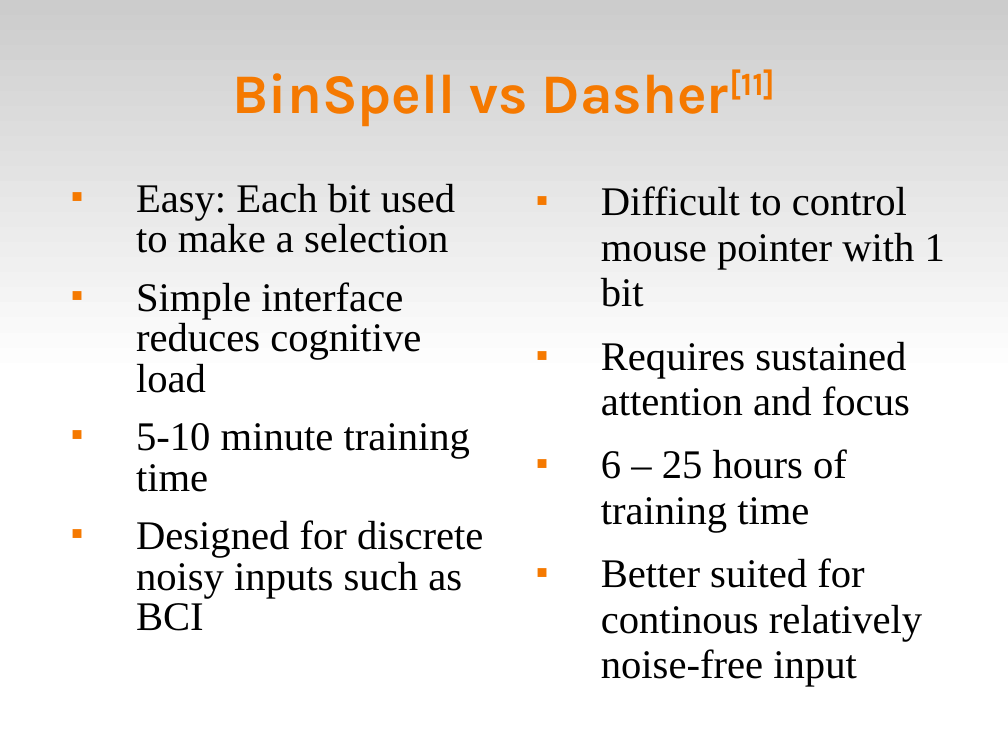
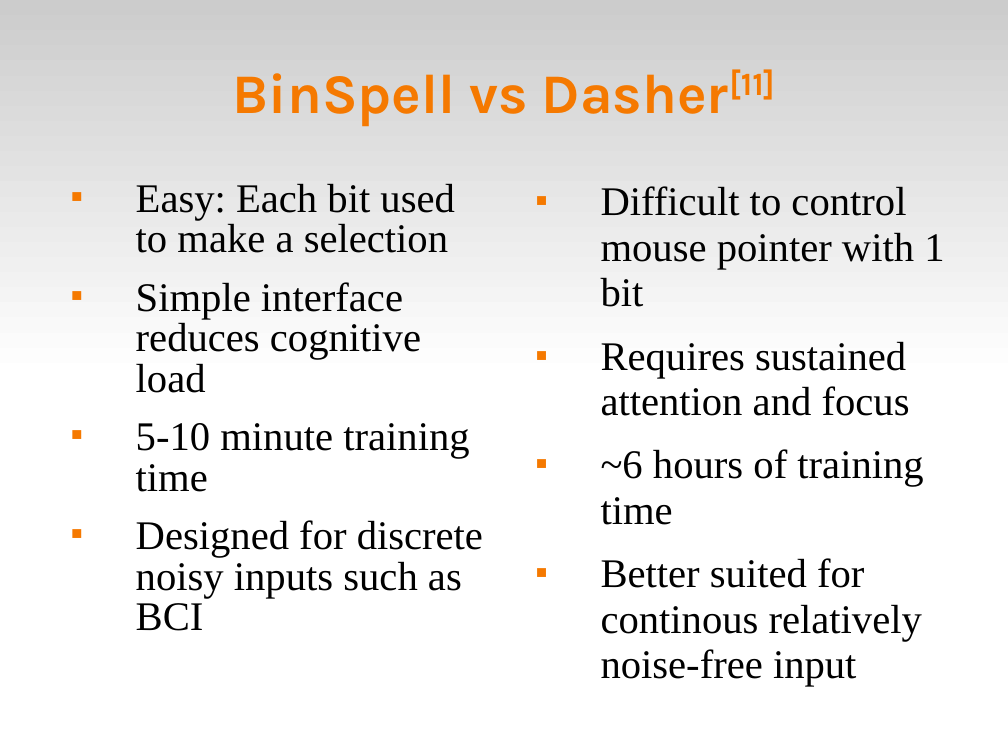
Before and after one commit to abdullah38rcc/BCI-Virtual-Keyboard, a slide deck: slide 16 of master's/docs/virtKey.ppt. Drawn at 1008x756 pixels with LibreOffice and Linux fonts; fonts in the diff are those of the drawing. Boxes give left, top, right and bottom in pixels: in the first picture for what was removed or moved away, otherwise in the second. Text is boxed around its words. In the diff, an @@ line names an element or a change of style, - is before the commit and + after.

```diff
--- a/master's/docs/virtKey.ppt
+++ b/master's/docs/virtKey.ppt
@@ text "Easy: Each bit used to ..." at [136,183,483,631]: indent changed @@
@@ text at [601,186,944,686]: indent changed @@
@@ text at [601,449,923,525]: text changed @@
-■ 6 – 25 hours of training time
+■ ~6 hours of training time
```
Also in this commit, not shown: 16 other slides changed, 2 other files.
